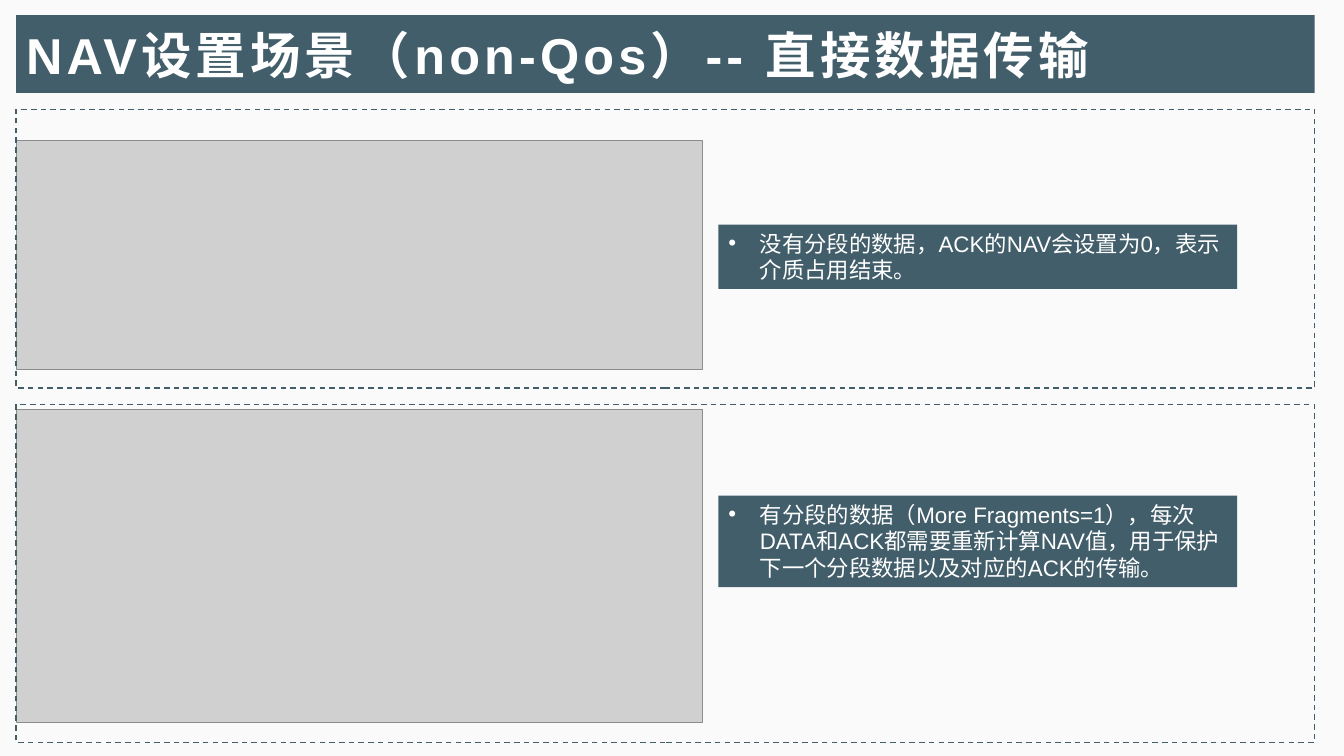
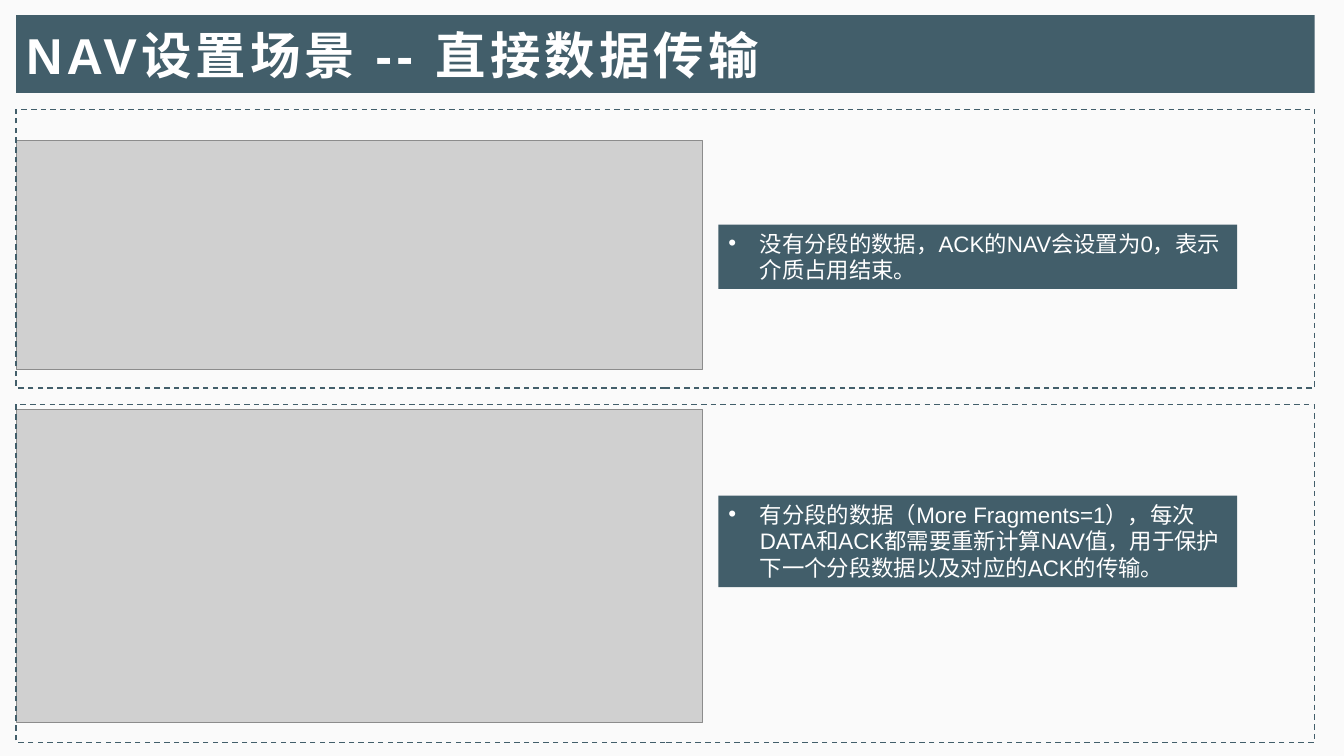
Before and after one commit to iamgzi/802.11ax, a slide deck: slide 5 of Doc/802.11NAV机制详解_M.pptx. Drawn at 1344x756 pixels with LibreOffice and Linux fonts; fonts in the diff are those of the drawing; grey boxes stand for pictures. Boxes give left, top, right and bottom in pixels: in the first picture for what was removed or moved away, otherwise in the second. Text is boxed around its words. In the diff, an @@ line names an element or a change of style, - is before the commit and + after.

```diff
--- a/Doc/802.11NAV机制详解_M.pptx
+++ b/Doc/802.11NAV机制详解_M.pptx
@@ title at (x1=26, y1=31, x2=759, y2=79): text changed @@
-NAV设置场景（non-Qos）-- 直接数据传输
+NAV设置场景 -- 直接数据传输
```
Also in this commit, not shown: 10 other slides changed, 7 slides added, 1 slide removed, 1 other file.
